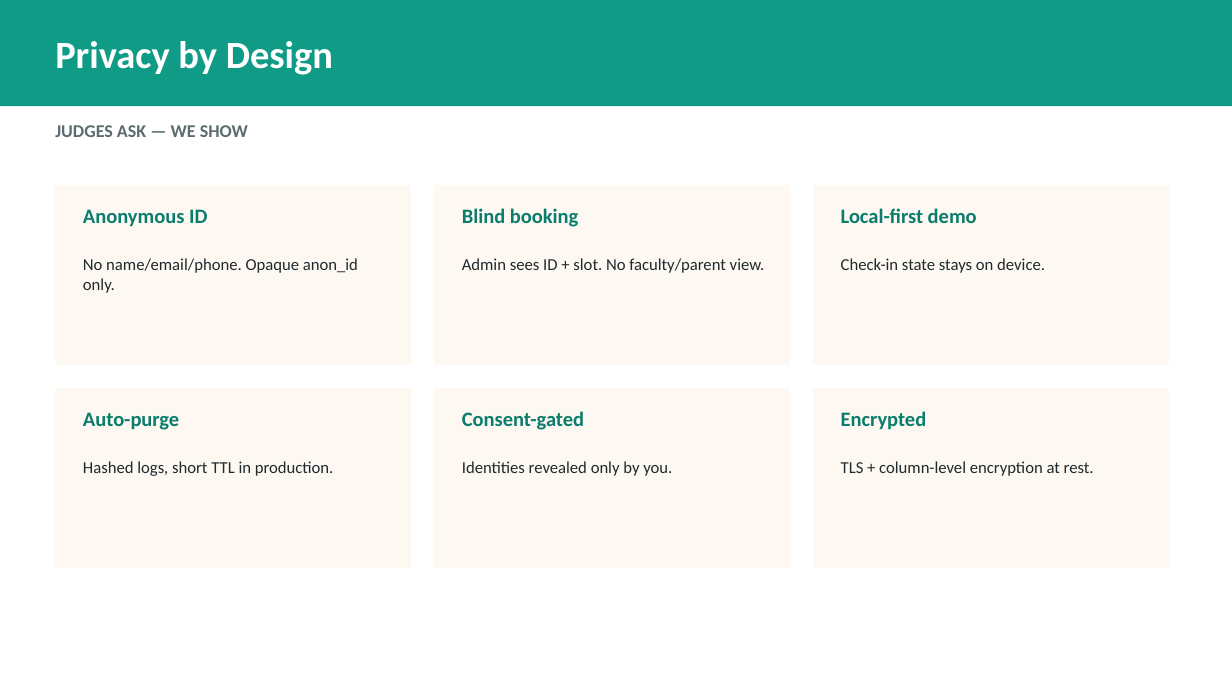
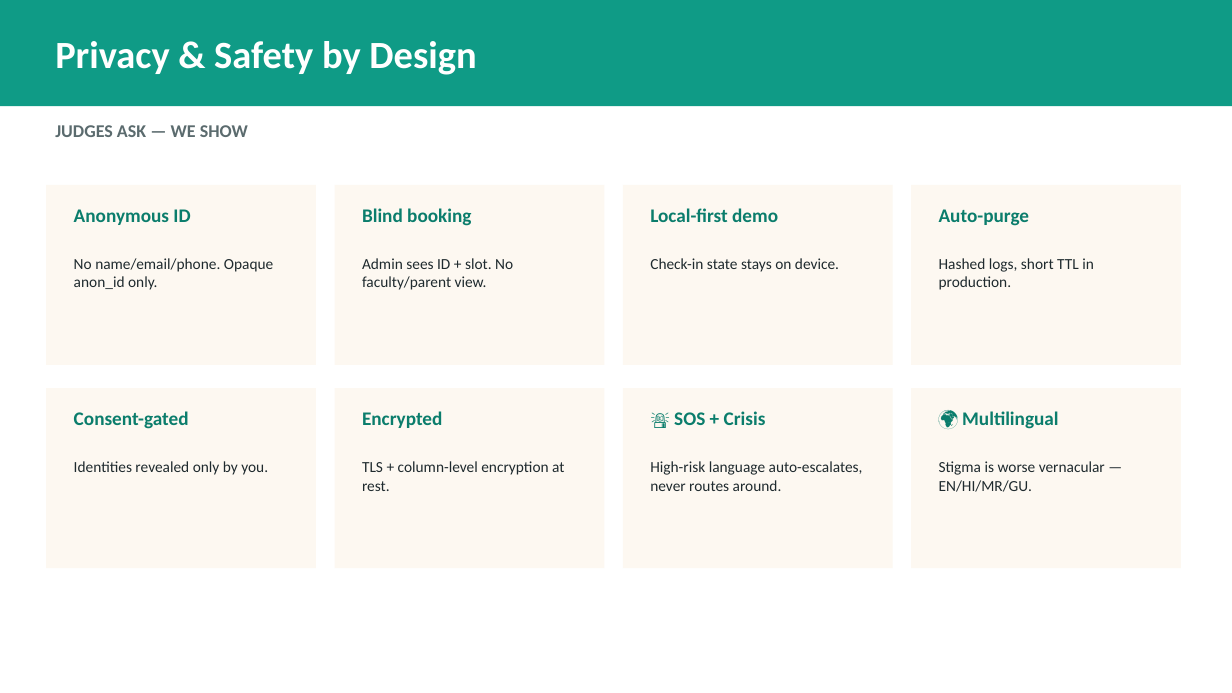
Before and after one commit to mellowpraful/vistaraz-site, a slide deck: slide 8 of pitch/MANNMITRA.pptx (slide 7 before the commit). Drawn at 1232x693 pixels with LibreOffice and Linux fonts; fonts in the diff are those of the drawing. Boxes give left, top, right and bottom in pixels: in the first picture for what was removed or moved away, otherwise in the second. Text is boxed around its words. In the diff, an @@ line names an element or a change of style, - is before the commit and + after.

Commit message:
Add Gujarati (gu) language + update full pitch deck
- Gujarati translations in i18n.js (all UI strings), added to lang switcher
- Gujarati button + content on resources.html
- Gujarati crisis/distress keywords in triage.js
- Rewrote build_deck.py: 13-slide deck covering full product
  (4 layers, feature map, demo, architecture, privacy/safety, multilingual
  EN/HI/MR/GU + a11y, scalability, impact metrics, credibility, ask)
- README languages updated

```diff
--- a/pitch/MANNMITRA.pptx
+++ b/pitch/MANNMITRA.pptx
@@ text at [55, 41, 476, 75]: text changed @@
-Privacy by Design
+Privacy & Safety by Design
@@ rectangle: place and size @@
-rectangle at [55, 185, 411, 365]
+rectangle at [46, 185, 316, 365]
@@ text "Anonymous ID": place and size @@
-text "Anonymous ID" at [83, 209, 207, 227]
+text "Anonymous ID" at [74, 209, 190, 225]
@@ rectangle: place and size @@
-rectangle at [434, 185, 790, 365]
+rectangle at [335, 185, 604, 365]
@@ text "Blind booking": place and size @@
-text "Blind booking" at [462, 208, 579, 227]
+text "Blind booking" at [362, 208, 471, 226]
@@ rectangle: place and size @@
-rectangle at [813, 185, 1169, 365]
+rectangle at [623, 185, 893, 365]
@@ text "Local-first demo": place and size @@
-text "Local-first demo" at [841, 208, 977, 223]
+text "Local-first demo" at [650, 208, 778, 222]
@@ rectangle: place and size @@
-rectangle at [55, 388, 411, 568]
+rectangle at [911, 185, 1181, 365]
@@ text "Auto-purge": place and size @@
-text "Auto-purge" at [83, 412, 179, 430]
+text "Auto-purge" at [939, 209, 1030, 226]
@@ text "No name/email/phone. Opaque anon_id only.": place and size @@
-text "No name/email/phone. Opaque anon_id only." at [83, 258, 358, 293]
+text "No name/email/phone. Opaque anon_id only." at [74, 258, 273, 290]
@@ text "Admin sees ID + slot. ...": place and size @@
-text "Admin sees ID + slot. ..." at [462, 258, 765, 273]
+text "Admin sees ID + slot. ..." at [362, 258, 513, 290]
@@ text "Check-in state stays on device.": place and size @@
-text "Check-in state stays on device." at [841, 258, 1045, 273]
+text "Check-in state stays on device." at [650, 258, 839, 272]
@@ text "Hashed logs, short TTL in ...": place and size @@
-text "Hashed logs, short TTL in ..." at [83, 461, 334, 476]
+text "Hashed logs, short TTL in ..." at [939, 258, 1094, 290]
@@ rectangle: place and size @@
-rectangle at [434, 388, 790, 568]
+rectangle at [46, 388, 316, 568]
@@ rectangle: place and size @@
-rectangle at [813, 388, 1169, 568]
+rectangle at [335, 388, 604, 568]
@@ rectangle added at [623, 388, 893, 568], fill #FDF8F1 @@
@@ rectangle added at [911, 388, 1181, 568], fill #FDF8F1 @@
@@ text "Consent-gated": place and size @@
-text "Consent-gated" at [462, 411, 584, 430]
+text "Consent-gated" at [74, 411, 189, 429]
@@ size 16 to 15 pt in 6 elements at [74, 209, 190, 225], [362, 208, 471, 226], [650, 208, 778, 222], [939, 209, 1030, 226], [74, 411, 189, 429], [362, 411, 442, 428] @@
@@ text "Encrypted": place and size @@
-text "Encrypted" at [841, 411, 927, 430]
+text "Encrypted" at [362, 411, 442, 428]
@@ text added at [674, 411, 766, 425], 15 pt, text #0B7D6C, bold @@
+🚨 SOS + Crisis
@@ text added at [962, 411, 1058, 429], 15 pt, text #0B7D6C, bold @@
+🌍 Multilingual
@@ text "Identities revealed only by you.": place and size @@
-text "Identities revealed only by you." at [462, 461, 672, 476]
+text "Identities revealed only by you." at [74, 461, 268, 475]
@@ size 13 to 12 pt in 6 elements at [74, 258, 273, 290], [362, 258, 513, 290], [650, 258, 839, 272], [939, 258, 1094, 290], [74, 461, 268, 475], [362, 461, 564, 491] @@
@@ text "TLS + column-level encryption at ...": place and size @@
-text "TLS + column-level encryption at ..." at [841, 461, 1094, 476]
+text "TLS + column-level encryption at ..." at [362, 461, 564, 491]
@@ text added at [650, 461, 863, 491], 12 pt, text #1F2A2E @@
+High-risk language auto-escalates, never routes around.
@@ text added at [939, 461, 1105, 492], 12 pt, text #1F2A2E @@
+Stigma is worse vernacular — EN/HI/MR/GU.
```
Also in this commit, not shown: 5 other slides changed, 3 slides added, 5 other files.
